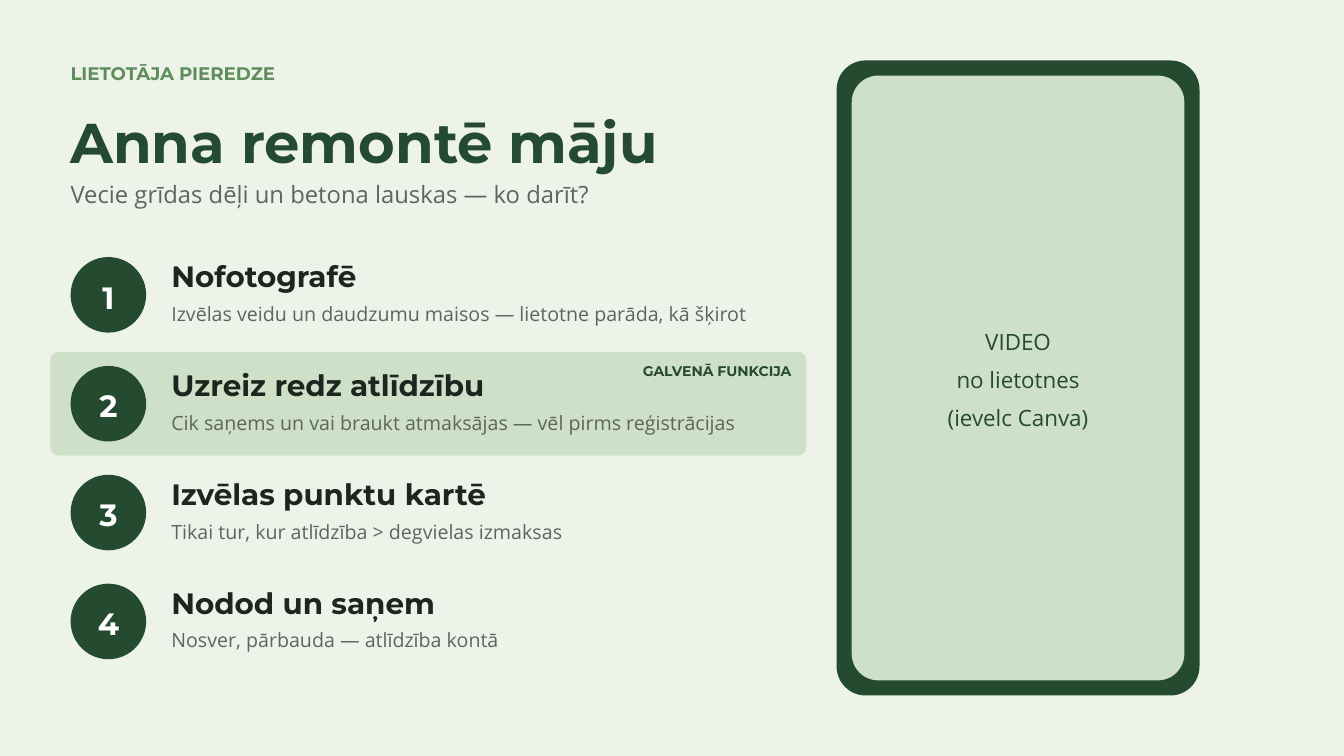
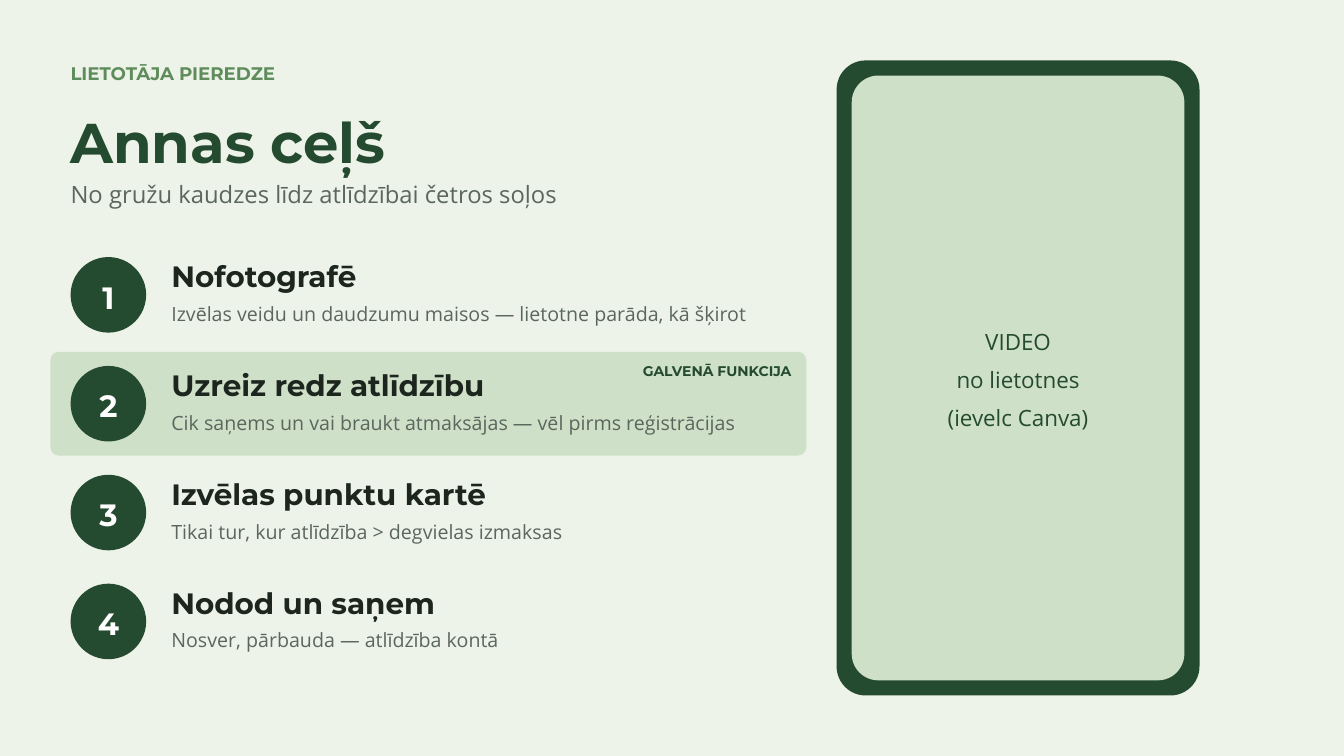
Before and after one commit to cimagustavs/Projekti_majaslapas, a slide deck: slide 3 of hakatons/buvgruzu-birza.pptx. Drawn at 1344x756 pixels with LibreOffice and Linux fonts; fonts in the diff are those of the drawing. Boxes give left, top, right and bottom in pixels: in the first picture for what was removed or moved away, otherwise in the second. Text is boxed around its words. In the diff, an @@ line names an element or a change of style, - is before the commit and + after.

```diff
--- a/hakatons/buvgruzu-birza.pptx
+++ b/hakatons/buvgruzu-birza.pptx
@@ text at (71, 121, 386, 176): text changed @@
-Anna remontē māju
+Annas ceļš
@@ text at (71, 185, 557, 209): text changed @@
-Vecie grīdas dēļi un betona lauskas — ko darīt?
+No gružu kaudzes līdz atlīdzībai četros soļos
```
Also in this commit, not shown: 1 other slide changed, 3 other files.
